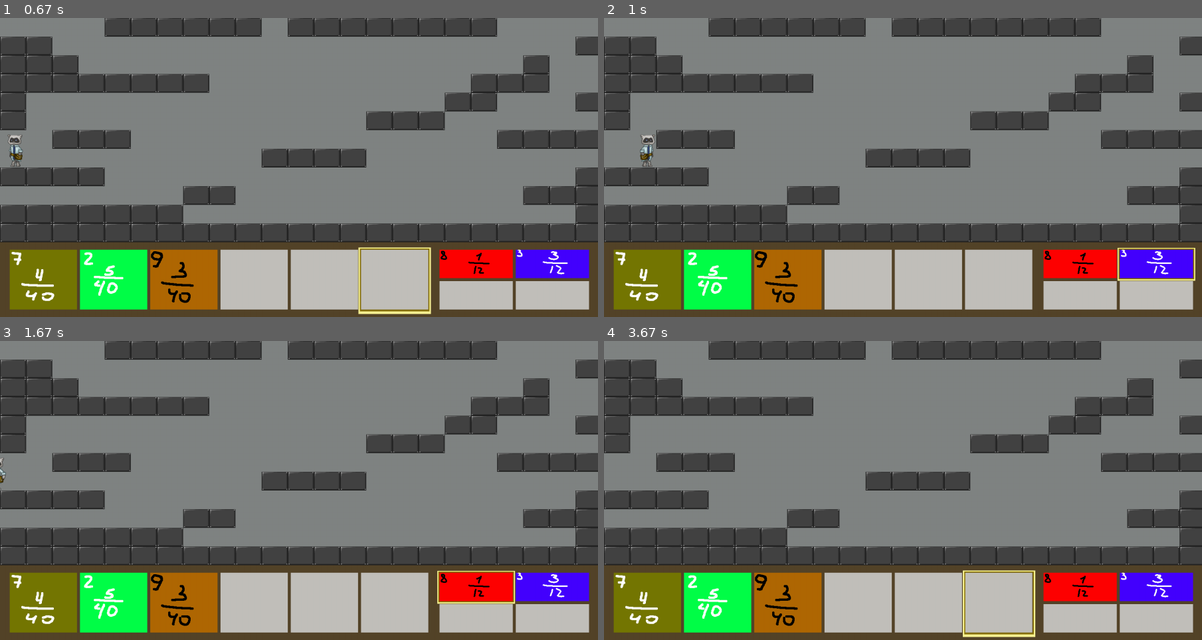
Above: before the commit, frames 1-4 (two rows, left to right).
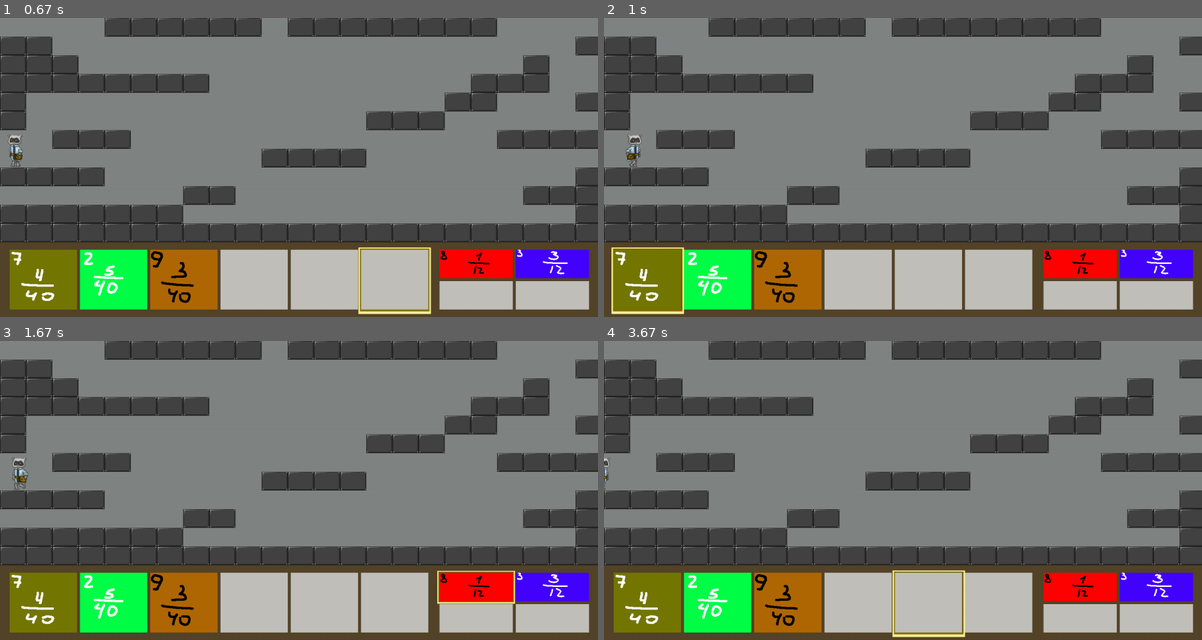
Above: after the commit, the same moments.

Repository: Kristal1ik/PyGame
Game: pygame game, started from Main.py
Same seed, same stepped clock (60 frames per second), same inputs: the game is played once before the commit and once after it.
Inputs:
- Up to frame 1 (0.67 s): hold Right from 0.33 s (still down)
- Up to frame 2 (1 s): release Right at 0.8 s; hold Right from 0.83 s (still down); hold D from 0.83 s (still down); tap Right Ctrl at 0.9 s
- Up to frame 3 (1.67 s): tap Right Ctrl at 1.2, 1.4 s; release Right at 1.3 s; release D at 1.3 s; hold Left from 1.33 s (still down); hold A from 1.33 s (still down)
- Up to frame 4 (3.67 s): tap Right Ctrl at 1.7, 1.97, 2.3, 3.13, 3.43 s; release Left at 1.87 s; release A at 1.87 s; hold Down 1.9-2.2 s; hold S 1.9-2.2 s; hold Left 2.23-2.63 s; hold A 2.23-2.63 s; tap Space at 2.38 s; hold Right from 3.07 s (still down); hold D from 3.07 s (still down)

Frame 1 is identical in both runs. In frame 2, 1.1% of the frame differs, in the area x 1-99%, y 39-100%; in frame 3, 0.2%; in frame 4, 0.9%.

Commit message:
fps=25 для скорости

Diff:
--- a/Main.py
+++ b/Main.py
@@ -14,7 +14,7 @@
     display.set_caption('Монстрики/Монстры')
     size = width, height = 1600, 800
     screen = display.set_mode(size)
-    fps = 60
+    fps = 25
     tile_x, tile_y = 70, 50
 
     clock = pygame.time.Clock()
@@ -54,6 +54,7 @@
     running = True
 
     while running:
+        clock.tick(fps)
         screen.blit(back_ground, (0, 0))
         world.draw()
         table.draw()
